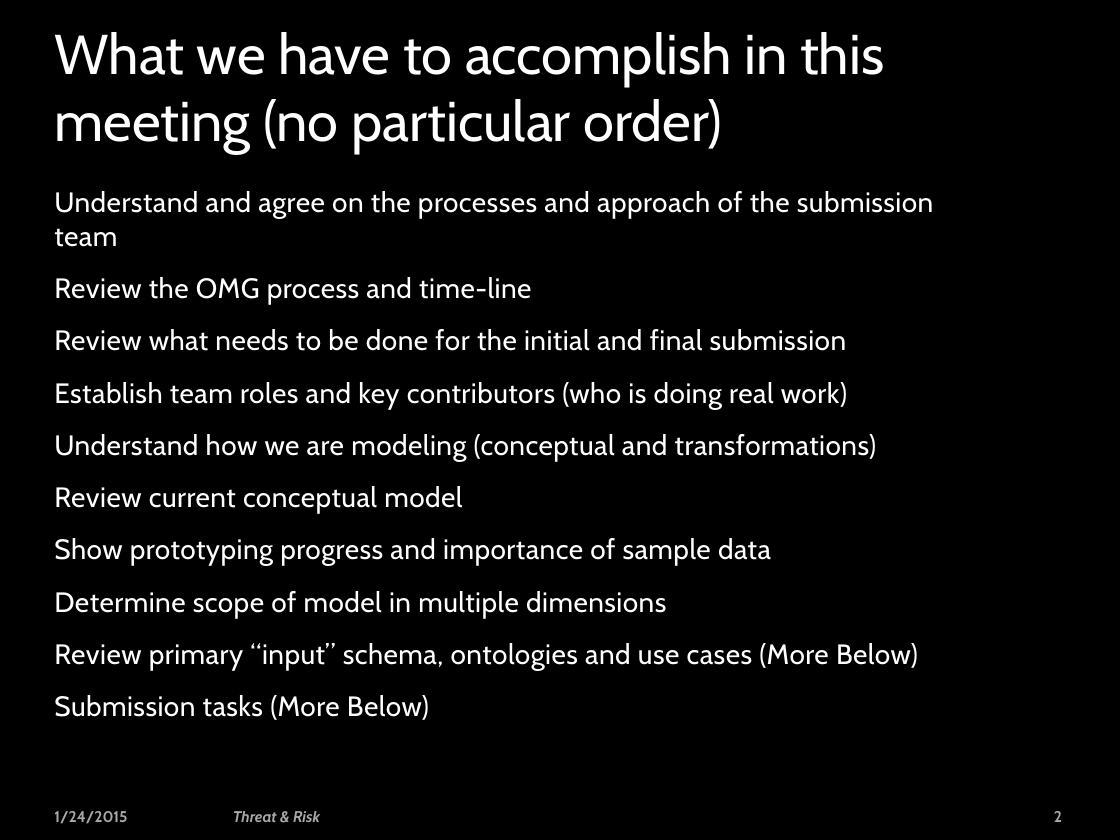
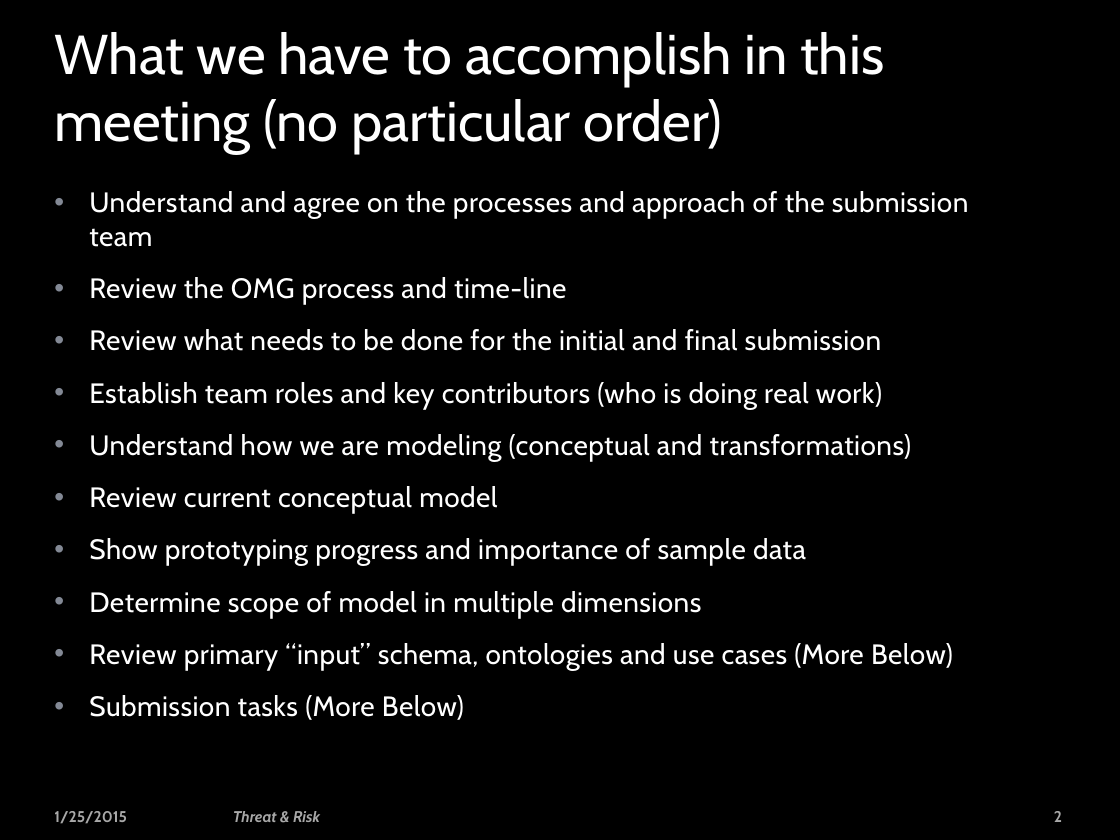
Before and after one commit to omg-threat-modeling/phase1, a slide deck: slide 2 of Team/Threat-risk - face-face.pptx. Drawn at 1120x840 pixels with LibreOffice and Linux fonts; fonts in the diff are those of the drawing; background and template pictures are left out. Boxes give left, top, right and bottom in pixels: in the first picture for what was removed or moved away, otherwise in the second. Text is boxed around its words. In the diff, an @@ line names an element or a change of style, - is before the commit and + after.

```diff
--- a/Team/Threat-risk - face-face.pptx
+++ b/Team/Threat-risk - face-face.pptx
@@ text "Understand and agree on the ..." at box(89, 191, 969, 720): bullet none to • @@
@@ text at box(54, 811, 127, 824): text changed @@
-1/24/2015
+1/25/2015
```
Also in this commit, not shown: 36 other slides changed, 16 slides added, 1 slide removed, 5 other files.
